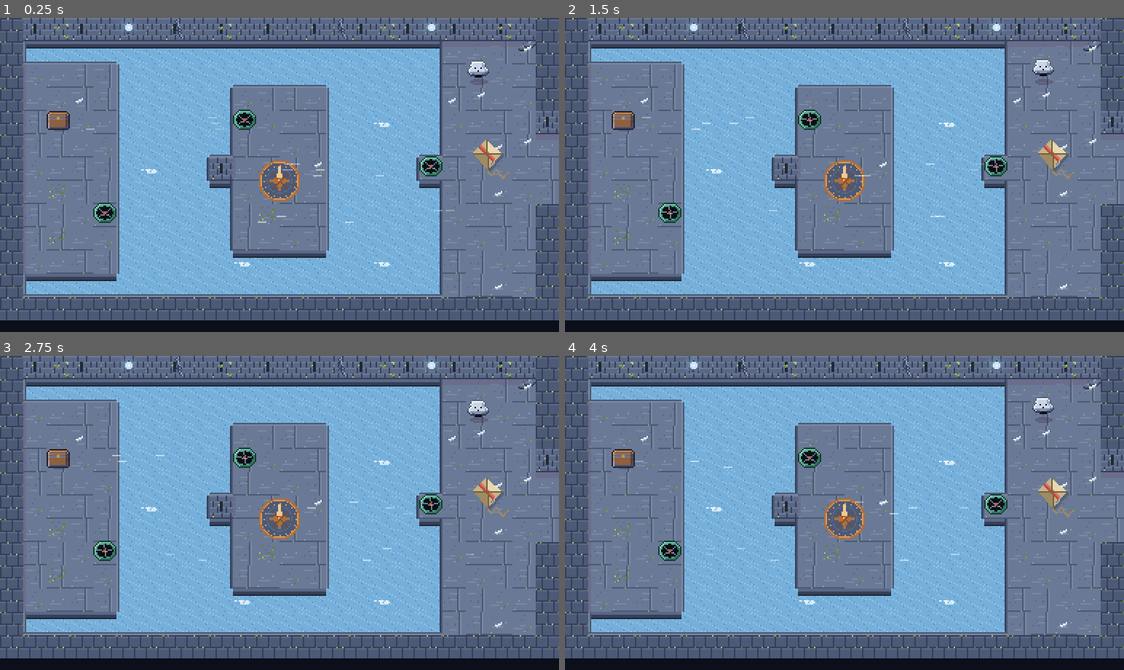
Above: before the commit, frames 1-4 (two rows, left to right).
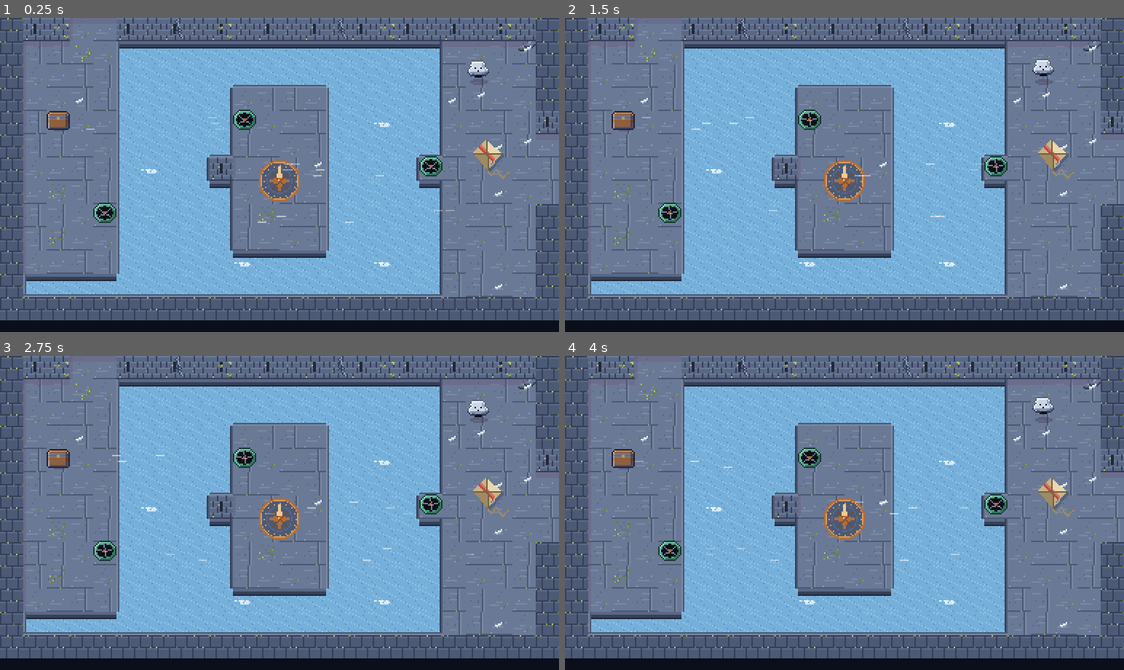
Above: after the commit, the same moments.

Repository: ashciraulo/Leviathan
Game: Godot game, scene res://rooms/room_27_8.tscn
Same seed, same stepped clock (60 frames per second), same inputs: the game is played once before the commit and once after it. This scene is started directly instead of the project's main scene.
Inputs (mouse positions are in pixels of both pictures, inside the frame that each line leads up to):
- Up to frame 1 (0.25 s): no input
- Up to frame 2 (1.5 s): tap Enter (ui_accept) at 0.5, 0.77, 1.07 s; move the mouse to (967, 159) at 0.52 s; hold D (move_right) 0.53-1.25 s; hold U (item_1) 0.53-1.25 s; click (967, 159) at 0.67 s; tap I (item_2) at 0.8 s; drag from (732, 190) to (1040, 71) at 1.27 s
- Up to frame 3 (2.75 s): move the mouse to (335, 443) at 2.02 s; hold D (move_right) from 2.03 s (still down); hold J (attack) from 2.03 s (still down); tap I (item_2) at 2.3 s
- Up to frame 4 (4 s): release D (move_right) at 2.75 s; release J (attack) at 2.75 s; drag from (816, 575) to (1040, 415) at 2.77 s; move the mouse to (1012, 560) at 3.52 s; hold A (move_left) from 3.53 s (still down); hold K (interact) from 3.53 s (still down); tap Enter (ui_accept) at 3.77 s; tap I (item_2) at 3.8 s

The runs differ from the first frame. In frame 1, 1.3% of the frame differs, in the area x 4-79%, y 0-15%; in frame 2, 1.3%; in frame 3, 1.3%; in frame 4, 1.3%.

Commit message:
Lengthen the Gale Spire: the Bell Cage and the Bellrope Walk
The Bell Cage, north of the Rookery, now holds the big key: three Kite
Cloak rides on the fans' streams (up, across, down) and a long stream
home. The Bellrope Walk, east of the Entry, is a stream that runs on
over open sky, so Wren must fold the cloak over the island to land.

Co-Authored-By: Claude Opus 5.5 <noreply@anthropic.com>
Claude-Session: https://claude.ai/code/session_01UYEn5VjHLAcVEoVjeQTmCo

Diff:
--- a/locale/strings.csv
+++ b/locale/strings.csv
@@ -465,6 +465,8 @@
 ROOM_GALE_ENTRY,Gale Spire
 ROOM_GALE_FANS,Gale Spire: Fan Hall
 ROOM_GALE_STORE,Gale Spire: Rope Store
+ROOM_GALE_BELL_CAGE,Gale Spire: Bell Cage
+ROOM_GALE_BELLROPE_WALK,Gale Spire: Bellrope Walk
 ROOM_GALE_SAIL_LOFT,Gale Spire: Sail Loft
 ROOM_GALE_GUSTS,Gale Spire: Gust Gallery
 ROOM_GALE_SHAFT,Gale Spire: Bell Shaft
--- /dev/null
+++ b/rooms/room_27_7.tscn
@@ -0,0 +1,26 @@
+[gd_scene load_steps=2 format=3]
+
+[ext_resource type="Script" path="res://scripts/world/room.gd" id="1_room"]
+
+[node name="Room" type="Node2D"]
+script = ExtResource("1_room")
+name_key = "ROOM_GALE_BELL_CAGE"
+biome = "gale"
+dungeon = "gale"
+falls_through = true
+fall_to = Vector2i(27, 8)
+fall_spawn = Vector2i(2, 9)
+chest_item = "big_key"
+layout = "########################
+#...>______________....#
+#...>______________....#
+#__________________SSSS#
+#______________________#
+#______________________#
+#______________________#
+#______________________#
+#NN....________________#
+#......__________<.....#
+#......__________<....C#
+#......__________<.....#
+###..###################"
--- a/rooms/room_27_8.tscn
+++ b/rooms/room_27_8.tscn
@@ -10,9 +10,10 @@
 falls_through = true
 fall_to = Vector2i(27, 9)
 fall_spawn = Vector2i(11, 9)
-chest_item = "big_key"
-layout = "########################
-#__________________....#
+chest_item = "glint"
+chest_count = 50
+layout = "###..###################
+#....______________....#
 #....______________.&..#
 #...._____...._____....#
 #.C.._____<..._____....#
--- a/rooms/room_28_10.tscn
+++ b/rooms/room_28_10.tscn
@@ -14,9 +14,9 @@
 #..u..............u....#
 #......................#
 #....##..........##....#
-.....##.....T....##....#
-.......................#
-.......................#
+.....##.....T....##.....
+........................
+........................
 #......................#
 #..c...............&...#
 #......................#
--- /dev/null
+++ b/rooms/room_29_10.tscn
@@ -0,0 +1,24 @@
+[gd_scene load_steps=2 format=3]
+
+[ext_resource type="Script" path="res://scripts/world/room.gd" id="1_room"]
+
+[node name="Room" type="Node2D"]
+script = ExtResource("1_room")
+name_key = "ROOM_GALE_BELLROPE_WALK"
+biome = "gale"
+dungeon = "gale"
+chest_item = "glint"
+chest_count = 100
+layout = "########################
+#....__________________#
+#....__________________#
+#....______...C._______#
+#....______....._______#
+....>______....._______#
+....>______....._______#
+.....______....._______#
+#....______<...._______#
+#....______<..&._______#
+#....__________________#
+#....__________________#
+########################"
--- a/tests/screenshots.gd
+++ b/tests/screenshots.gd
@@ -882,6 +882,8 @@
 		[Vector2i(28, 8), "95_gale_bell_shaft", Vector2i(11, 11)],
 		[Vector2i(29, 8), "96_gale_weathervane", Vector2i(2, 6)],
 		[Vector2i(27, 8), "97_gale_rookery", Vector2i(21, 6)],
+		[Vector2i(27, 7), "97b_gale_bell_cage", Vector2i(3, 10)],
+		[Vector2i(29, 10), "97c_gale_bellrope_walk", Vector2i(2, 6)],
 	]
 	for shot: Array in rooms:
 		await _jump(game, shot[0], shot[2])
--- a/tests/smoke_test.gd
+++ b/tests/smoke_test.gd
@@ -1354,6 +1354,66 @@
 	await _wait(0.3)
 	local = player.global_position - room.global_position
 	_check(game.current_room == room and local.y < 3 * Room.TILE, "the Shaft's updraft lifts Wren to the top landing (at %s)" % local)
+
+	# The Bell Cage: up, across and down three fans' streams to the big
+	# key, and the long stream home.
+	room = await _goto(game, Vector2i(27, 7), Vector2i(3, 11))
+	await _calm(room)
+	before = GameState.bubbles
+	var rides := [[Vector2i(1, 9), Vector2.UP], [Vector2i(3, 1), Vector2.RIGHT], [Vector2i(22, 2), Vector2.DOWN], [Vector2i(18, 10), Vector2.LEFT]]
+	var ends: Array[Vector2] = []
+	for ride: Array in rides:
+		player.global_position = _tile_pos(room, ride[0])
+		player.facing = ride[1]
+		await _wait(0.1)
+		player.use_item("kite_cloak")
+		await _wait(3.2)
+		ends.append(player.global_position - room.global_position)
+	_check(game.current_room == room and ends[0].y < 3 * Room.TILE, "the Bell Cage's updraft lifts Wren to the top-left ledge (at %s)" % ends[0])
+	_check(ends[1].x > 19 * Room.TILE and ends[1].y < 3 * Room.TILE, "the top stream carries Wren across to the far ledge (at %s)" % ends[1])
+	_check(ends[2].x > 18 * Room.TILE and ends[2].y > 8.5 * Room.TILE, "even from the corner, the downdraft sets Wren by the big key (at %s)" % ends[2])
+	_check(ends[3].x < 6 * Room.TILE and ends[3].y > 9 * Room.TILE, "the long stream home carries Wren back to the way in (at %s)" % ends[3])
+	_check(GameState.bubbles == before and player.state == Player.State.MOVE, "all four rides without a fall")
+	_check(_child_of(room, Chest).any(func(c: Chest) -> bool: return c.item == "big_key"), "the Bell Cage's chest holds the big key")
+	_check(room.falls_through and room.fall_to == Vector2i(27, 8), "a fall from the Bell Cage lands in the Rookery")
+
+	# The Bellrope Walk: the stream runs on over open sky, so Wren folds
+	# the cloak over the island.
+	room = await _goto(game, Vector2i(29, 10), Vector2i(1, 6))
+	await _calm(room)
+	before = GameState.bubbles
+	player.global_position = _tile_pos(room, Vector2i(3, 5))
+	player.facing = Vector2.RIGHT
+	await _wait(0.1)
+	player.use_item("kite_cloak")
+	await _wait(3.5)
+	local = player.global_position - room.global_position
+	_check(GameState.bubbles == before - 1 and local.x < 5 * Room.TILE, "ridden to the end, the stream drops Wren into the sky (back at %s)" % local)
+	GameState.refill()
+	await _wait(1.0)
+	player.global_position = _tile_pos(room, Vector2i(3, 5))
+	player.facing = Vector2.RIGHT
+	await _wait(0.1)
+	player.use_item("kite_cloak")
+	var waited := 0.0
+	while (player.global_position - room.global_position).x < 12.5 * Room.TILE and waited < 3.0:
+		await get_tree().physics_frame
+		waited += 1.0 / 60.0
+	Input.action_press("item_1")
+	Input.action_press("item_2")
+	await get_tree().physics_frame
+	Input.action_release("item_1")
+	Input.action_release("item_2")
+	await _wait(0.6)
+	local = player.global_position - room.global_position
+	_check(GameState.bubbles == GameState.max_bubbles and local.x > 11 * Room.TILE and local.x < 16 * Room.TILE and not player.airborne, "folded over the island, Wren lands on it (at %s)" % local)
+	player.global_position = _tile_pos(room, Vector2i(12, 8))
+	player.facing = Vector2.LEFT
+	await _wait(0.1)
+	player.use_item("kite_cloak")
+	await _wait(3.0)
+	local = player.global_position - room.global_position
+	_check(local.x < 5 * Room.TILE and GameState.bubbles == GameState.max_bubbles, "the island's fans blow Wren home (at %s)" % local)
 
 	# The Stormheron (Vael's scene after it is tested in _test_story).
 	GameState.refill()
